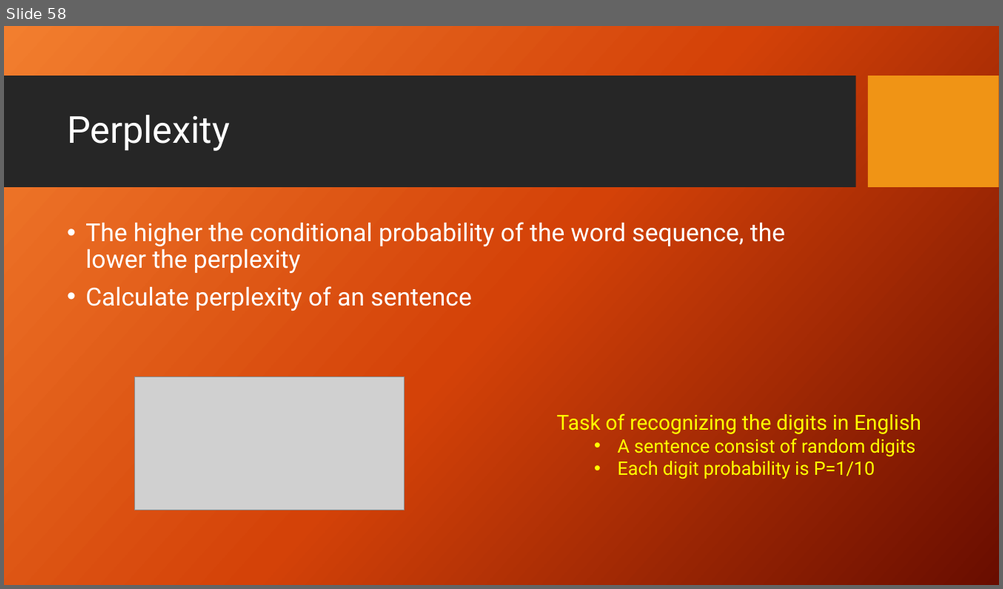
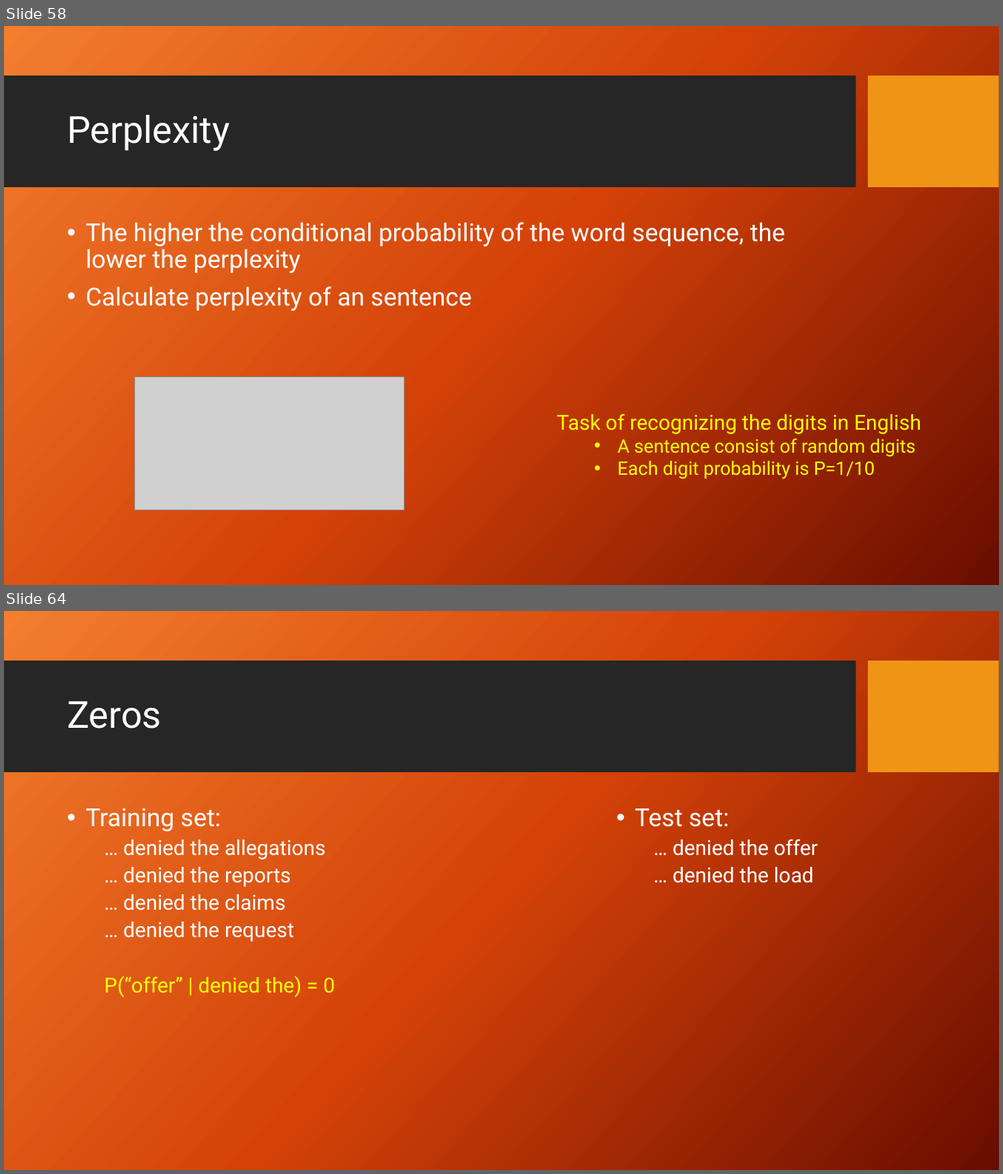
Before and after one commit to FaisalAhmedBijoy/Natural-Language-Processing-with-Python, a slide deck: docs/NLP_bangla_tutorial.pptx. Shown one above the other, each under a label of ours: slide 58 before the commit, slides 58 and 64 after it; the slides between them are not shown. The pictures are 1003x589 and 1003x1174 pixels, drawn with LibreOffice and Linux fonts; fonts in the diff are those of the drawing; grey boxes stand for pictures; background and template pictures are left out. Boxes give left, top, right and bottom in pixels: in the first picture for what was removed or moved away, otherwise in the second. Text is boxed around its words. In the diff, an @@ line names an element or a change of style, - is before the commit and + after.

```diff
--- a/docs/NLP_bangla_tutorial.pptx
+++ b/docs/NLP_bangla_tutorial.pptx
@@ slide 64 added at (x1=4, y1=611, x2=999, y2=1170), background picture (left out); not listed: 2 template elements that a slide beside it also shows @@
@@ title added at (x1=67, y1=701, x2=162, y2=729), 36 pt, text #FFFFFF @@
+Zeros
@@ text added at (x1=85, y1=809, x2=335, y2=997), 20 pt, text #FFFFFF @@
+• Training set:
+  … denied the allegations
+  … denied the reports
+  … denied the claims
+  … denied the request
+  P(“offer” | denied the) = 0
@@ text added at (x1=634, y1=809, x2=817, y2=883), 20 pt, text #FFFFFF @@
+• Test set:
+  … denied the offer
+  … denied the load
```
Also in this commit, not shown: 7 other slides added.
